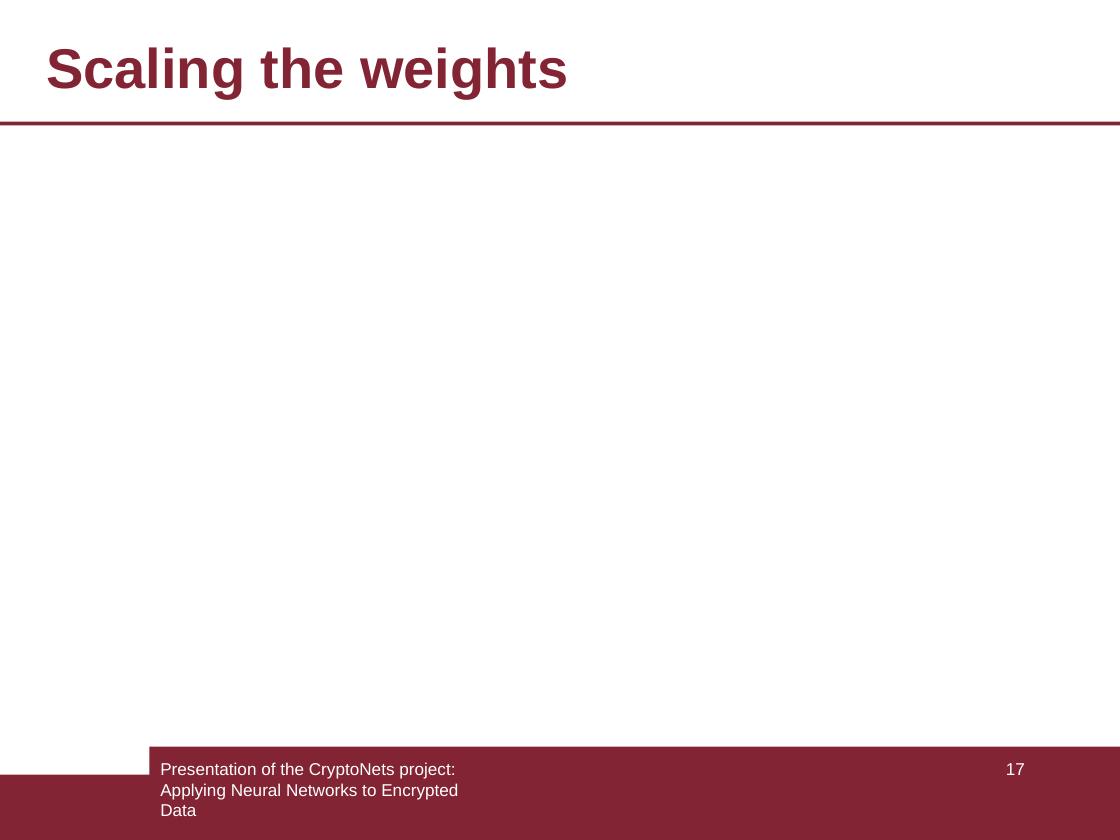
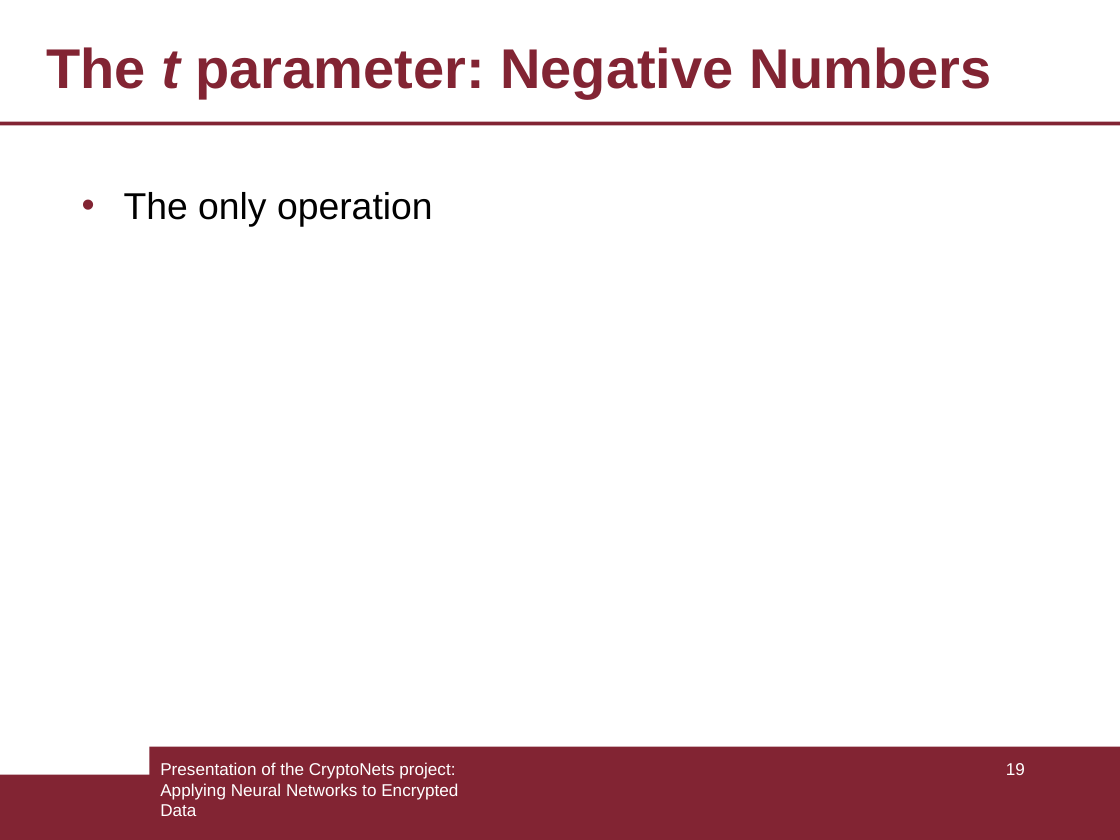
Before and after one commit to armandofln/CryptoNets-with-Python, a slide deck: slide 19 of slides/slide.odp (slide 17 before the commit). Drawn at 1120x840 pixels with LibreOffice and Linux fonts; fonts in the diff are those of the drawing. Boxes give left, top, right and bottom in pixels: in the first picture for what was removed or moved away, otherwise in the second. Text is boxed around its words. In the diff, an @@ line names an element or a change of style, - is before the commit and + after.

```diff
--- a/slides/slide.odp
+++ b/slides/slide.odp
@@ title at box(46, 47, 992, 98): text changed @@
-Scaling the weights
+The t parameter: Negative Numbers
@@ text added at box(124, 192, 433, 227), 24 pt, text #000000 @@
+• The only operation
@@ page number at box(1006, 763, 1025, 775): text changed @@
-17
+19
```
Also in this commit, not shown: 4 other slides changed, 2 slides added.
